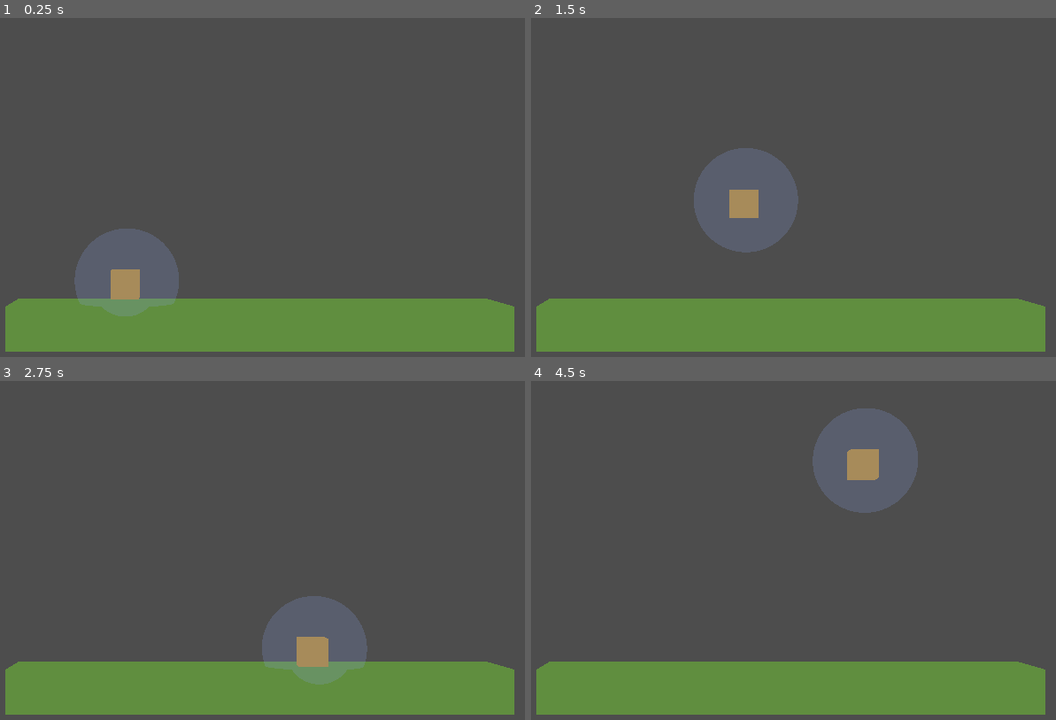
Above: before the commit, frames 1-4 (two rows, left to right).
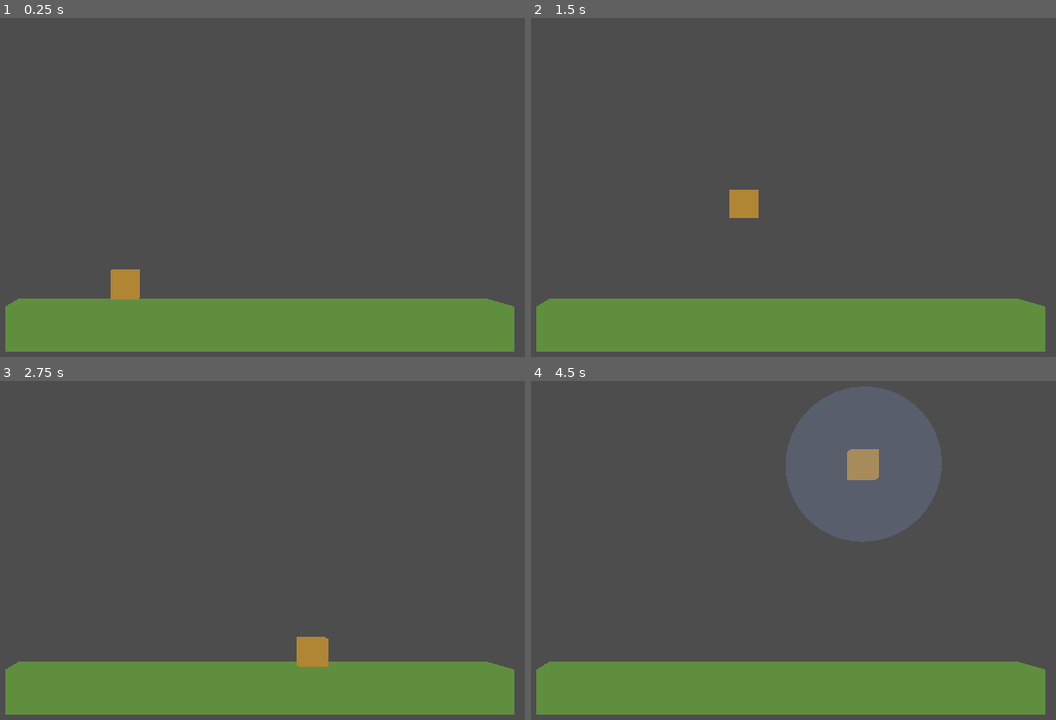
Above: after the commit, the same moments.

Repository: VLauren/BubbleJam
Game: Godot game, scene res://Scenes/main.tscn
Two runs of this game, one before a commit and one after it. Both use one fixed random seed, a clock stepped at 60 frames per second and the inputs below.
Inputs (mouse positions are in pixels of both pictures, inside the frame that each line leads up to):
- Up to frame 1 (0.25 s): no input
- Up to frame 2 (1.5 s): tap Enter (ui_accept) at 0.5, 0.6, 0.77, 1.07 s; move the mouse to (856, 187) at 0.52 s; hold Right (ui_right) 0.53-1.28 s; click (856, 187) at 0.67 s; move the mouse to (562, 228) at 1.27 s; hold Down (ui_down) from 1.28 s (still down); tap F at 1.35 s
- Up to frame 3 (2.75 s): tap Enter (ui_accept) at 1.52, 1.55, 1.82, 2.1 s; move the mouse to (241, 482) at 2.02 s; release Down (ui_down) at 2.03 s; hold Right (ui_right) from 2.03 s (still down)
- Up to frame 4 (4.5 s): move the mouse to (667, 652) at 2.77 s; tap F at 2.85, 4.35 s; click (667, 652) at 2.92 s; tap Enter (ui_accept) at 3.02, 3.05, 3.32, 3.6, 3.77, 4.07 s; move the mouse to (914, 631) at 3.52 s; release Right (ui_right) at 3.53 s; hold Left (ui_left) from 3.53 s (still down); move the mouse to (outside the picture) at 4.27 s

The runs differ from the first frame. In frame 1, 4.0% of the frame differs, in the area x 14-35%, y 62-88%; in frame 2, 4.8%; in frame 3, 4.0%; in frame 4, 5.8%, in the area x 48-79%, y 1-48%.

Commit message:
burbujaaa

Diff:
--- a/Scenes/character.gd
+++ b/Scenes/character.gd
@@ -14,8 +14,14 @@
 
 var cant_jump = false
 
+var target_bubble_size = 0
+
+func _process(delta: float) -> void:
+	$Bubble.scale = Vector3.ONE * move_toward($Bubble.scale.x, target_bubble_size, 0.1)
+	if(target_bubble_size == 0):
+		$Bubble.scale = Vector3.ZERO
+
 func _physics_process(delta: float) -> void:
-
 	# gravedad
 	if not is_on_floor():
 		if jump_count > 1:
@@ -29,6 +35,12 @@
 		jump_count = 0
 		speed = speed_1
 
+	# tamaño de la pompa
+	target_bubble_size = jump_count * 1.0
+	if(jump_count > 0):
+		target_bubble_size += 0.5
+	if(cant_jump):
+		target_bubble_size = 0
 
 	# saltitos
 	if Input.is_action_just_pressed("ui_accept") :
@@ -65,3 +77,4 @@
 
 func fall():
 	velocity.y = -4
+	cant_jump = true
--- a/Scenes/character.tscn
+++ b/Scenes/character.tscn
@@ -10,6 +10,16 @@
 
 [sub_resource type="BoxShape3D" id="BoxShape3D_y6n54"]
 
+[sub_resource type="SphereShape3D" id="SphereShape3D_utaet"]
+
+[sub_resource type="StandardMaterial3D" id="StandardMaterial3D_2ncvv"]
+transparency = 1
+shading_mode = 0
+albedo_color = Color(0.5251, 0.628488, 0.89, 0.215686)
+
+[sub_resource type="SphereMesh" id="SphereMesh_m1dyf"]
+material = SubResource("StandardMaterial3D_2ncvv")
+
 [node name="CharacterBody3D" type="CharacterBody3D"]
 script = ExtResource("1_kpfip")
 
@@ -19,3 +29,12 @@
 
 [node name="CollisionShape3D" type="CollisionShape3D" parent="."]
 shape = SubResource("BoxShape3D_y6n54")
+
+[node name="Bubble" type="Area3D" parent="."]
+
+[node name="CollisionShape3D" type="CollisionShape3D" parent="Bubble"]
+shape = SubResource("SphereShape3D_utaet")
+
+[node name="MeshInstance3D2" type="MeshInstance3D" parent="Bubble"]
+mesh = SubResource("SphereMesh_m1dyf")
+skeleton = NodePath("../../BurbujaTest")
--- a/Scenes/main.tscn
+++ b/Scenes/main.tscn
@@ -1,14 +1,6 @@
-[gd_scene load_steps=5 format=3 uid="uid://bsgjs18b0v7vg"]
+[gd_scene load_steps=3 format=3 uid="uid://bsgjs18b0v7vg"]
 
 [ext_resource type="PackedScene" uid="uid://mev7r26i6pax" path="res://Scenes/character.tscn" id="1_ifjge"]
-
-[sub_resource type="StandardMaterial3D" id="StandardMaterial3D_2ncvv"]
-transparency = 1
-shading_mode = 0
-albedo_color = Color(0.5251, 0.628488, 0.89, 0.215686)
-
-[sub_resource type="SphereMesh" id="SphereMesh_3u1ew"]
-material = SubResource("StandardMaterial3D_2ncvv")
 
 [sub_resource type="StandardMaterial3D" id="StandardMaterial3D_32dj5"]
 shading_mode = 0
@@ -18,11 +10,6 @@
 
 [node name="CharacterBody3D" parent="." instance=ExtResource("1_ifjge")]
 transform = Transform3D(1, 0, 0, 0, 1, 0, 0, 0, 1, 1.11952, 0.515952, 0.0468044)
-
-[node name="MeshInstance3D2" type="MeshInstance3D" parent="CharacterBody3D"]
-transform = Transform3D(3.71334, 0, 0, 0, 3.71334, 0, 0, 0, 3.71334, 0.0688726, 0.139962, 0.0457784)
-mesh = SubResource("SphereMesh_3u1ew")
-skeleton = NodePath("../../BurbujaTest")
 
 [node name="Camera3D" type="Camera3D" parent="."]
 transform = Transform3D(1, 0, 0, 0, 1, 0, 0, 0, 1, 2.752, 2.561, 40.321)
Not shown: 1 places in Scenes/character.tscn that only renumber resources
